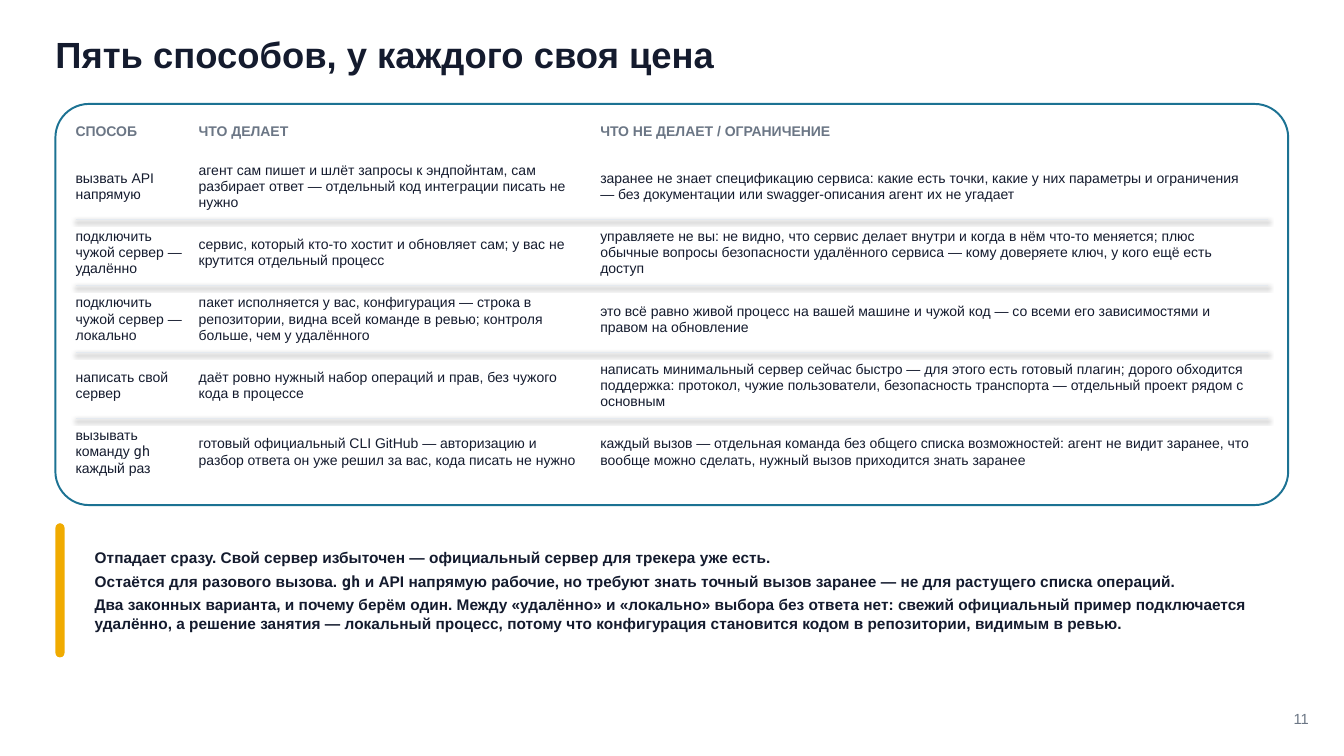
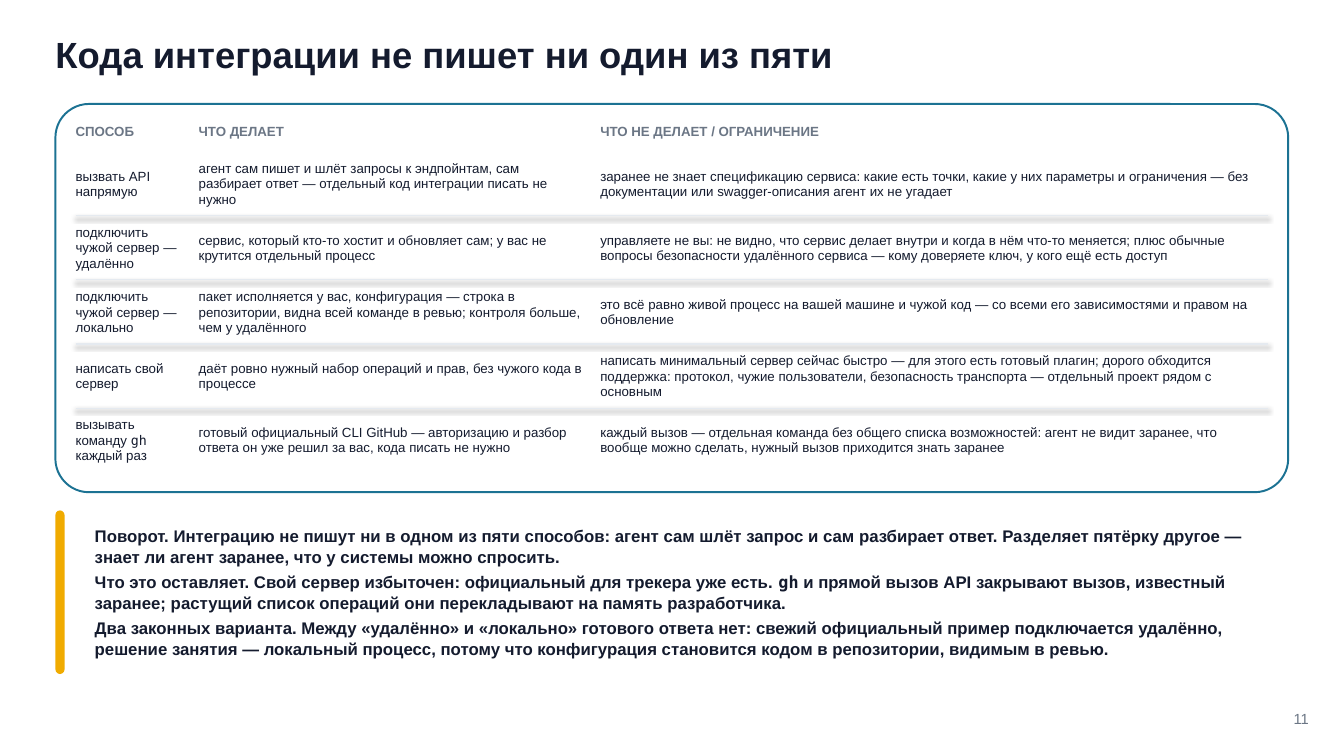
Before and after one commit to tellina-study/AI-usage-lessons, a slide deck: slide 11 of library/seminars/sem-06/rendered/sem-06.pptx. Drawn at 1344x756 pixels with LibreOffice and Linux fonts; fonts in the diff are those of the drawing. Boxes give left, top, right and bottom in pixels: in the first picture for what was removed or moved away, otherwise in the second. Text is boxed around its words. In the diff, an @@ line names an element or a change of style, - is before the commit and + after.

```diff
--- a/library/seminars/sem-06/rendered/sem-06.pptx
+++ b/library/seminars/sem-06/rendered/sem-06.pptx
@@ text at [55, 43, 832, 76]: text changed @@
-Пять способов, у каждого своя цена
+Кода интеграции не пишет ни один из пяти
@@ rounded rectangle: place and size @@
-rounded rectangle at [55, 104, 1289, 505]
+rounded rectangle at [55, 104, 1289, 492]
@@ rounded rectangle at [55, 104, 1289, 492]: proportions changed @@
@@ size 10 to 9.5 pt; line spacing 11pt to 10.4pt in 3 elements at [76, 127, 135, 136], [199, 127, 284, 139], [600, 127, 819, 139] @@
@@ line moved from (76, 219) - (1268, 219) to (76, 216) - (1268, 216) @@
@@ line moved from (76, 285) - (1268, 285) to (76, 280) - (1268, 280) @@
@@ size 10 to 9.5 pt; line spacing 11.5pt to 10.9pt in 15 elements at [600, 171, 1249, 199], [199, 163, 548, 207], [76, 172, 150, 199], [600, 235, 1225, 263], [199, 235, 547, 263], [76, 230, 160, 271], [600, 299, 1248, 324], [199, 291, 580, 335], [76, 294, 160, 332], [600, 355, 1212, 396], [199, 363, 582, 391], [76, 363, 163, 391], [600, 427, 1217, 455], [199, 427, 567, 455], [76, 422, 147, 463] @@
@@ 6 texts, 2 lines: place and size @@
-6 texts, 2 lines at [76, 352, 1268, 476]
+6 texts, 2 lines at [76, 344, 1268, 463]
@@ rounded rectangle: place and size @@
-rounded rectangle at [55, 523, 65, 657]
+rounded rectangle at [55, 510, 65, 674]
@@ text at [95, 529, 1225, 659]: text changed; size 11 to 12 pt @@
-Отпадает сразу. Свой сервер избыточен — официальный сервер для трекера уже есть.
-Остаётся для разового вызова. gh и API напрямую рабочие, но требуют знать точный вызов заранее — не для растущего списка операций.
-Два законных варианта, и почему берём один. Между «удалённо» и «локально» выбора без ответа нет: свежий официальный пример подключается удалённо, а решение занятия — локальный процесс, потому что конфигурация становится кодом в репозитории, видимым в ревью.
+Поворот. Интеграцию не пишут ни в одном из пяти способов: агент сам шлёт запрос и сам разбирает ответ. Разделяет пятёрку другое — знает ли агент заранее, что у системы можно спросить.
+Что это оставляет. Свой сервер избыточен: официальный для трекера уже есть. gh и прямой вызов API закрывают вызов, известный заранее; растущий список операций они перекладывают на память разработчика.
+Два законных варианта. Между «удалённо» и «локально» готового ответа нет: свежий официальный пример подключается удалённо, решение занятия — локальный процесс, потому что конфигурация становится кодом в репозитории, видимым в ревью.
```
Also in this commit, not shown: 33 other slides changed, 8 slides added, 8 slides removed, 59 other files.
